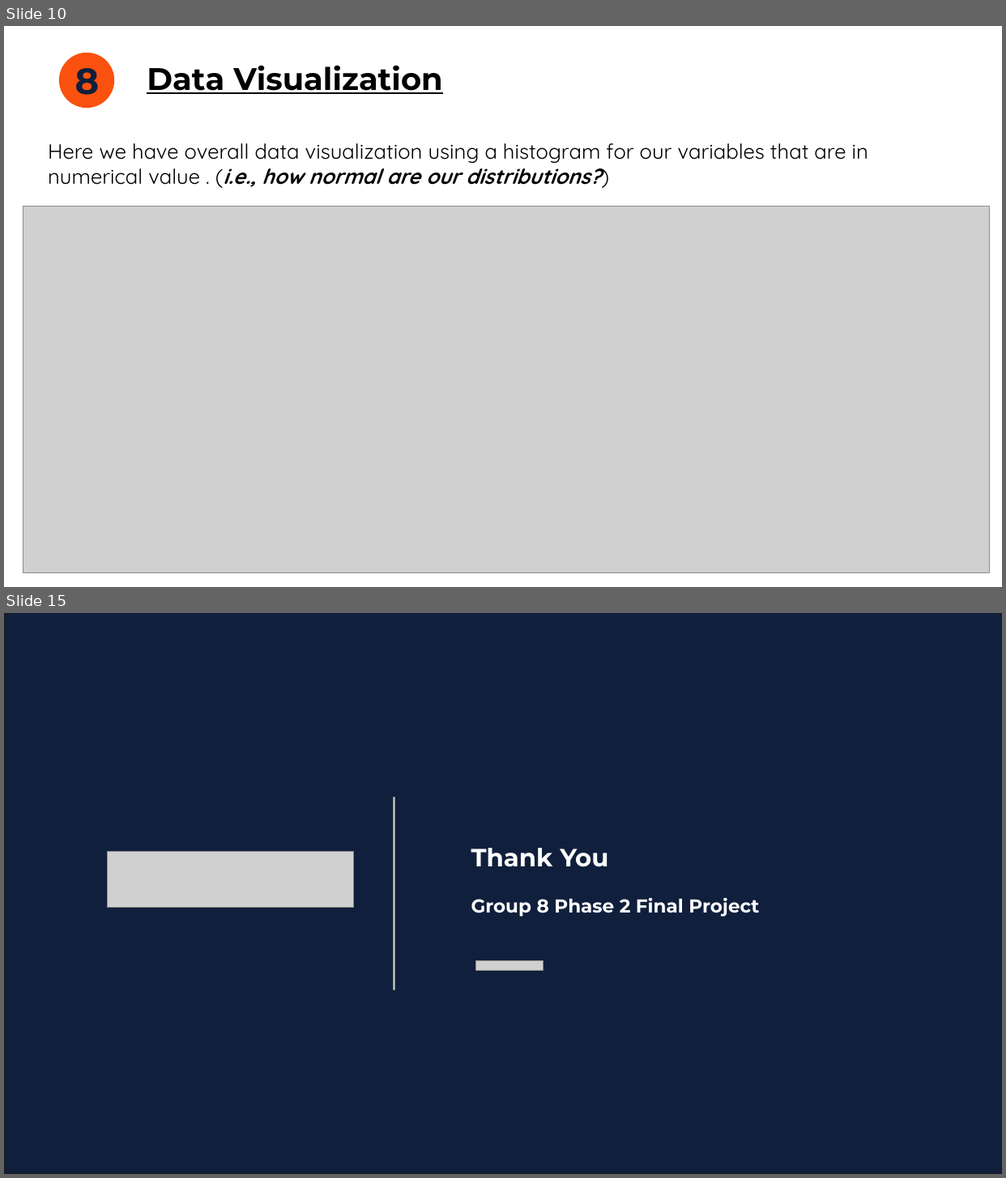
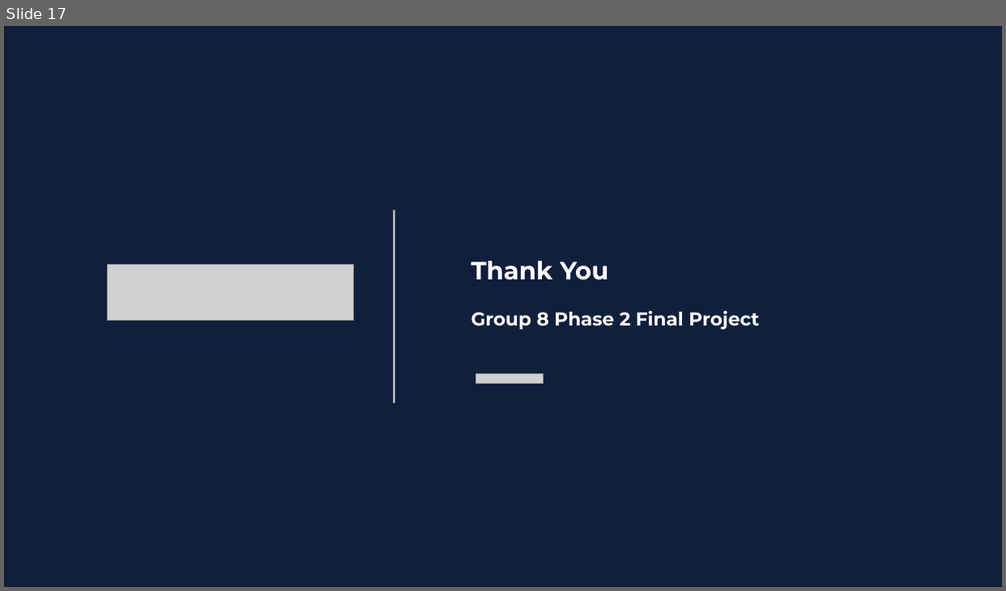
Before and after one commit to bryanmunene/phase_2_group_8_project, a slide deck: Final Group 8 Phase 2 Project_POWERPOINT_DSF PT6.pptx. Shown one above the other, each under a label of ours: slides 10 and 15 before the commit, slide 17 after it; the slides between them are not shown. The pictures are 1006x1178 and 1006x591 pixels, drawn with LibreOffice and Linux fonts; fonts in the diff are those of the drawing; grey boxes stand for pictures. Boxes give left, top, right and bottom in pixels: in the first picture for what was removed or moved away, otherwise in the second. Text is boxed around its words. In the diff, an @@ line names an element or a change of style, - is before the commit and + after.

```diff
--- a/Final Group 8 Phase 2 Project_POWERPOINT_DSF PT6.pptx
+++ b/Final Group 8 Phase 2 Project_POWERPOINT_DSF PT6.pptx
@@ slide 10 removed at (4, 26, 1002, 587), background #FFFFFF @@
@@ ellipse removed at (59, 53, 114, 108) @@
-8
@@ title removed at (147, 65, 443, 94) @@
-Data Visualization
@@ text removed at (48, 143, 868, 187) @@
-Here we have overall data visualization using a histogram for our variables that are in numerical value . (i.e., how normal are our distributions?)
@@ picture removed at (23, 207, 989, 574) @@
@@ what was slide 15 is now slide 17 @@
```
Also in this commit, not shown: 11 slides changed, 5 slides added, 2 other slides removed, 2 other files.
